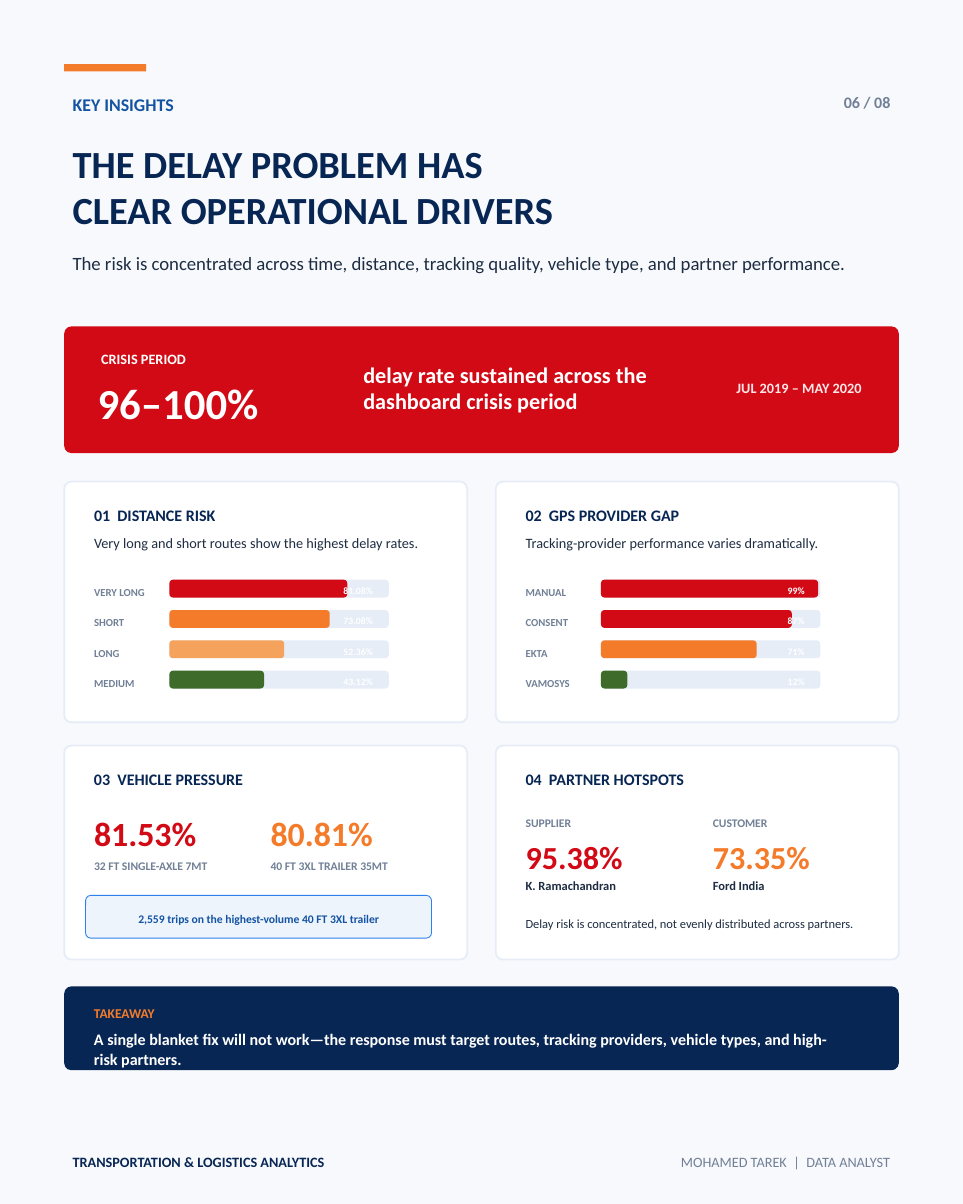
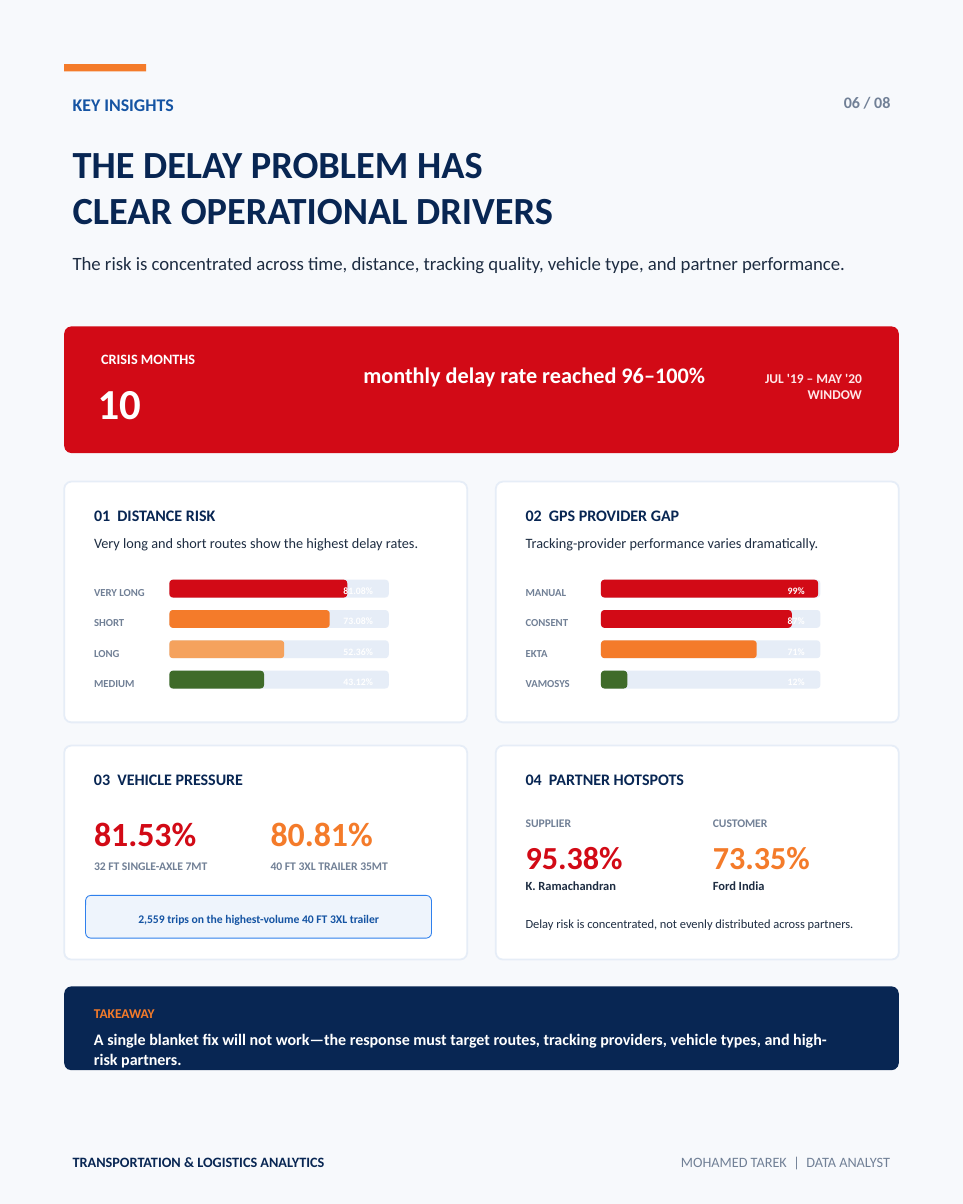
Before and after one commit to Mohamedtarek00212/Transportation-Logistics, a slide deck: slide 6 of presentation/transportation-logistics-case-study.pptx. Drawn at 963x1204 pixels with LibreOffice and Linux fonts; fonts in the diff are those of the drawing. Boxes give left, top, right and bottom in pixels: in the first picture for what was removed or moved away, otherwise in the second. Text is boxed around its words. In the diff, an @@ line names an element or a change of style, - is before the commit and + after.

```diff
--- a/presentation/transportation-logistics-case-study.pptx
+++ b/presentation/transportation-logistics-case-study.pptx
@@ text at (101,354,195,364): text changed @@
-CRISIS PERIOD
+CRISIS MONTHS
@@ text at (363,367,705,387): text changed @@
-delay rate sustained across the dashboard crisis period
+monthly delay rate reached 96–100%
@@ text at (765,373,862,399): text changed; size 12 to 11.2 pt @@
-JUL 2019 – MAY 2020
+JUL '19 – MAY '20 WINDOW
@@ text at (98,391,141,420): text changed @@
-96–100%
+10
```
Also in this commit, not shown: 1 other slide changed, 7 other files.
